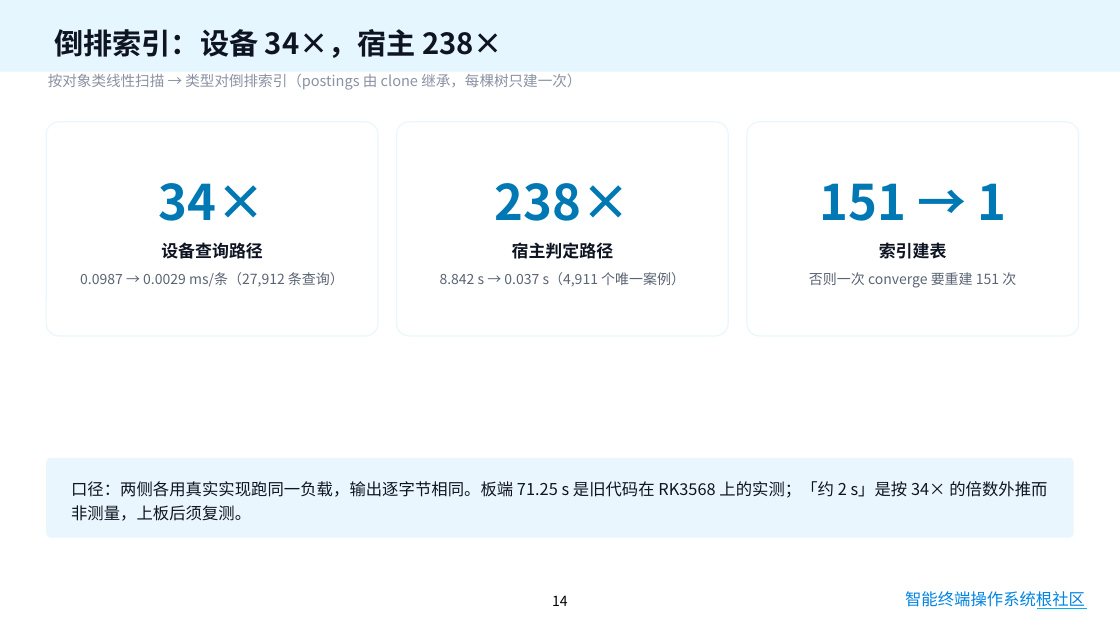
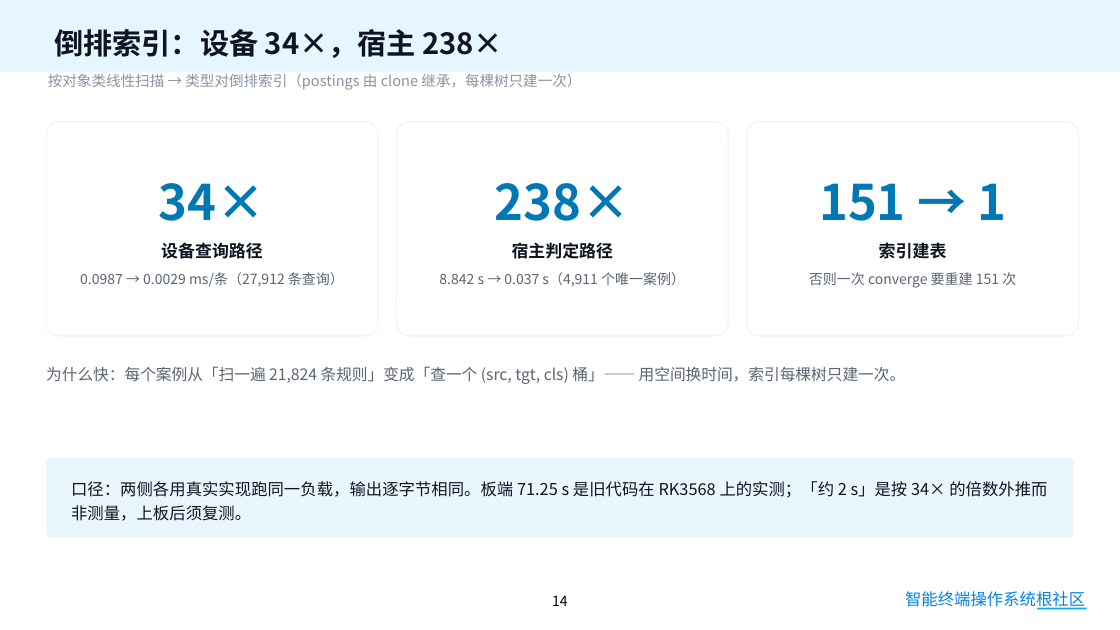
Before and after one commit to asymecat/policy_loop, a slide deck: slide 14 of docs/policy_loop-答辩.pptx. Drawn at 1120x630 pixels with LibreOffice and Linux fonts; fonts in the diff are those of the drawing; background and template pictures are left out. Boxes give left, top, right and bottom in pixels: in the first picture for what was removed or moved away, otherwise in the second. Text is boxed around its words. In the diff, an @@ line names an element or a change of style, - is before the commit and + after.

```diff
--- a/docs/policy_loop-答辩.pptx
+++ b/docs/policy_loop-答辩.pptx
@@ text added at [46,366,906,384], 13.5 pt, text #5B6474 @@
+为什么快：每个案例从「扫一遍 21,824 条规则」变成「查一个 (src, tgt, cls) 桶」—— 用空间换时间，索引每棵树只建一次。
@@ text "智能终端操作系统根社区" at [905,591,1085,610]: text colour gradient #0284E2 to #00B050 to #0284E2 @@
```
Also in this commit, not shown: 20 other slides changed, 1 other file.
